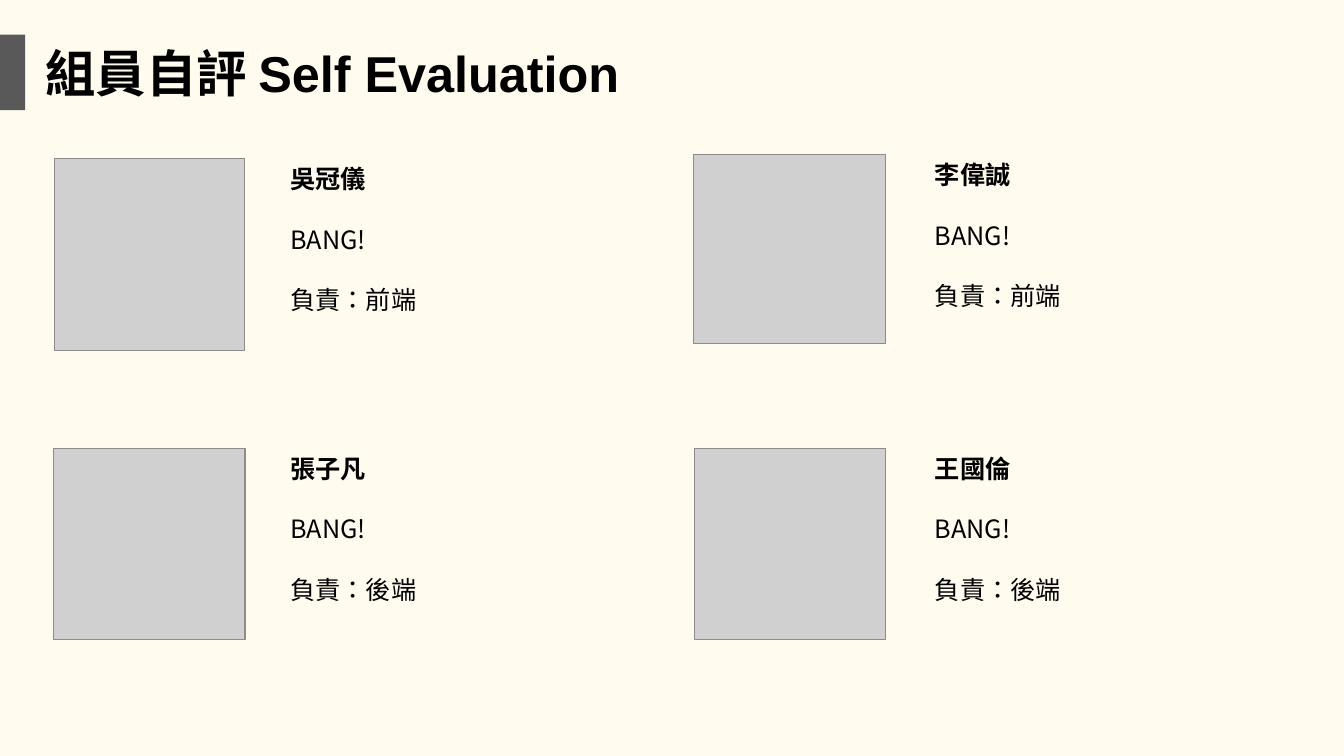
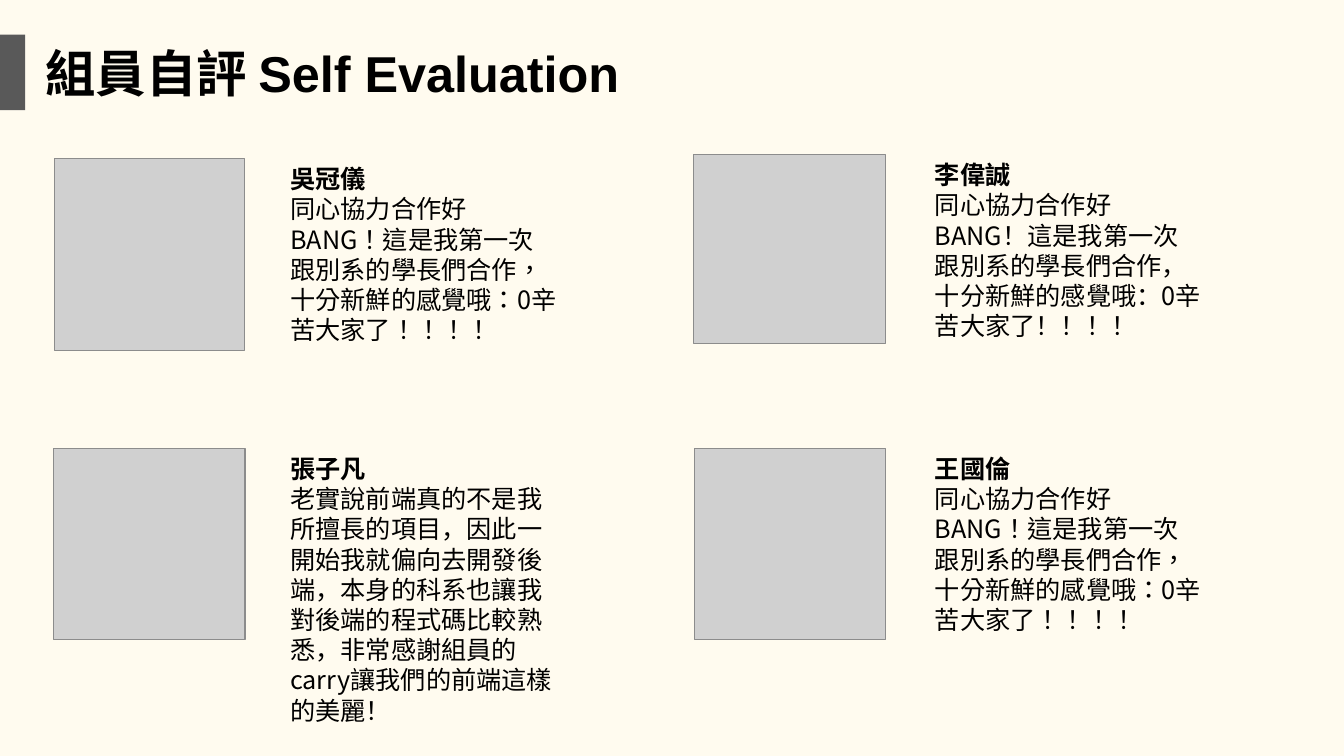
Before and after one commit to NTUST/108-team12, a slide deck: slide 16 of 網頁製作期末報告_team12.pptx (slide 15 before the commit). Drawn at 1344x756 pixels with LibreOffice and Linux fonts; fonts in the diff are those of the drawing; grey boxes stand for pictures. Boxes give left, top, right and bottom in pixels: in the first picture for what was removed or moved away, otherwise in the second. Text is boxed around its words. In the diff, an @@ line names an element or a change of style, - is before the commit and + after.

```diff
--- a/網頁製作期末報告_team12.pptx
+++ b/網頁製作期末報告_team12.pptx
@@ text at (x1=290, y1=196, x2=556, y2=311): text changed @@
-BANG!
-負責：前端
+同心協力合作好BANG！這是我第一次跟別系的學長們合作，十分新鮮的感覺哦：0辛苦大家了！！！！
@@ text at (x1=935, y1=192, x2=1201, y2=307): text changed @@
-BANG!
-負責：前端
+同心協力合作好BANG！這是我第一次跟別系的學長們合作，十分新鮮的感覺哦：0辛苦大家了！！！！
@@ text at (x1=290, y1=486, x2=542, y2=662): text changed @@
-BANG!
-負責：後端
+老實說前端真的不是我所擅長的項目，因此一開始我就偏向去開發後端，本身的科系也讓我對後端的程式碼比較熟悉，非常感謝組員的carry讓我們的前端這樣的美麗！
@@ text at (x1=935, y1=486, x2=1201, y2=601): text changed @@
-BANG!
-負責：後端
+同心協力合作好BANG！這是我第一次跟別系的學長們合作，十分新鮮的感覺哦：0辛苦大家了！！！！
```
Also in this commit, not shown: 1 slide added.
